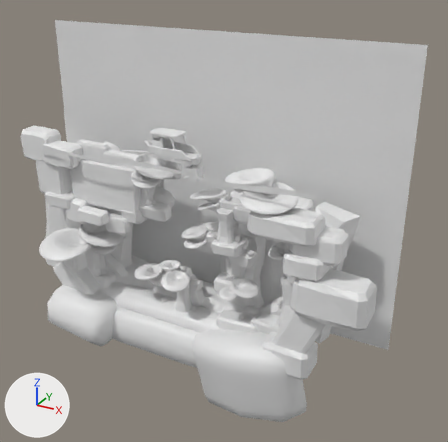
Two versions of the Blender file scenes/dev.blend, one commit apart.
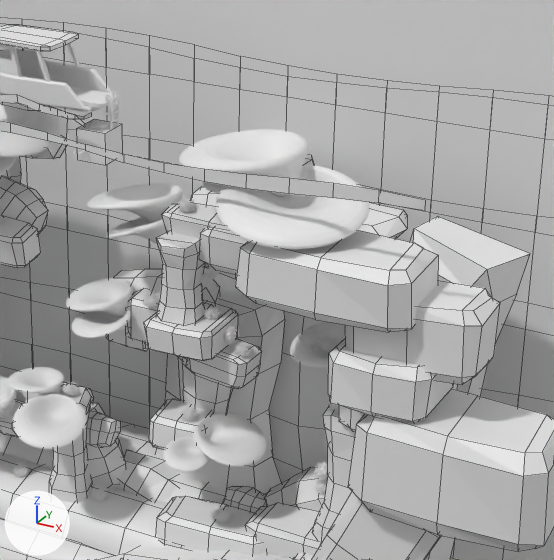
Old and new are each drawn whole from a 50 mm lens placed at (99.8, -161.8, 66.0), pointed at (2.4, 15.2, -22.5) and again close up on the part from 35% to 83% of the width and 27% to 76% of the height. The lights are fixed; the arrows at lower left show +X, +Y and +Z. The last two pictures show the newer version. The close-ups show mesh edges as thin lines. Objects named as collision shapes, trigger or cutter boxes, shadow casters or lower levels of detail are left out.

Objects in the first close-up: 'DarkSquareRock.002', 'DarkSquareRock.003', 'DarkSquareRock.006', 'FanCoral.003', 'LightPillar', 'Plane', 'Plane.001', 'Plane.002', 'Plane.003', 'Plane.004', 'Plane.005', 'Playerr.002', 'Sand' and 80 more.
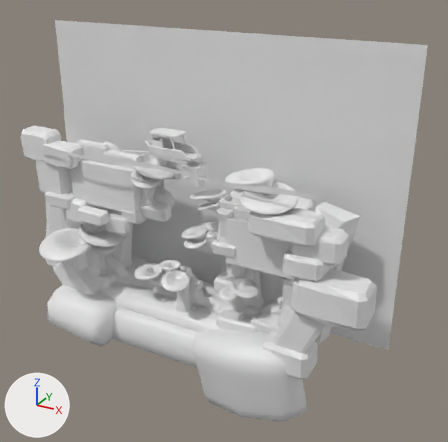
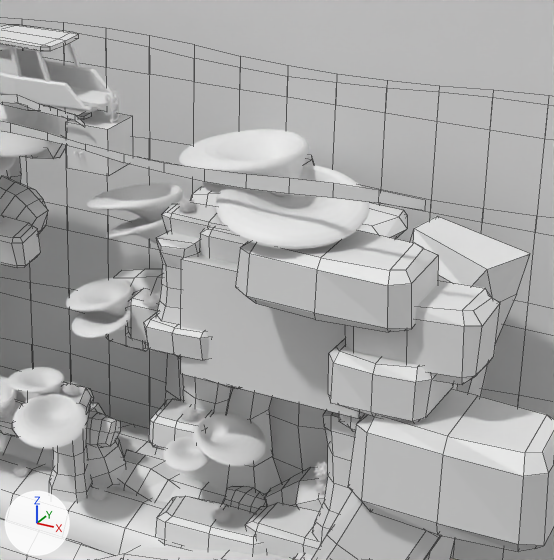
The change in detail:
Object 'Playerr.002' (ob_playerr_002) is rescaled from (2.06, 2.06, 2.06) to (3.0, 3.0, 3.0).
Object 'SecretRoom.001' (ob_secretroom_001) is new; it shows a copy of the mesh of ob_secretroom.
Its location is (25.9, -0.9, -19.6).
Its scale is (12.0, 3.32, 7.78).

Boxes [x1, y1, x2, y2] around the edits, measured in the close-ups (554 x 560 px):
'SecretRoom.001', added: after [181, 254, 361, 419]
'Playerr.002', rescaled (45% wider, 43% taller): before [77, 119, 123, 165]; after [66, 110, 133, 176]
'SquareRock.007', unchanged, covered by the edit: before [186, 339, 262, 389]; after [219, 383, 238, 389]
